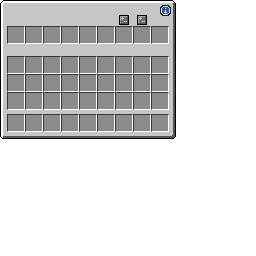
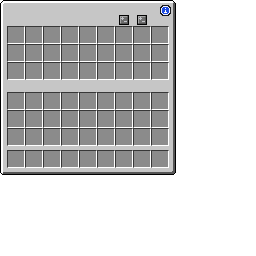
Comparing the layer stacks of the two w=256, h=256 images. Changes:
painted on "Mockup" over (7, 44, 169, 80)
painted on "Slots" over (7, 56, 169, 168)
painted on "Background" over (0, 135, 176, 175)
